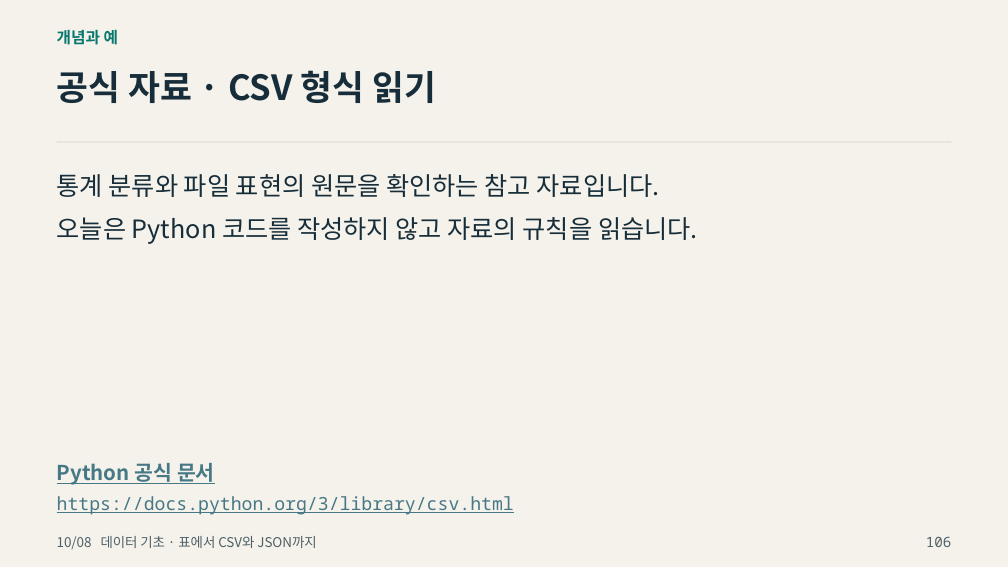
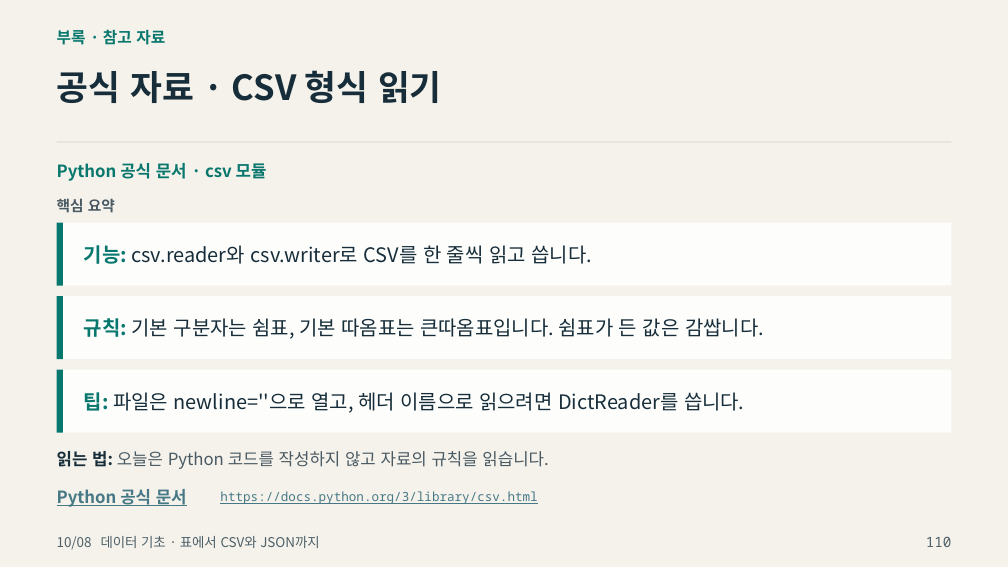
Before and after one commit to zeusk302-png/kdigital-physical-ai, a slide deck: slide 110 of downloads/2026-10-08/readable-slides.pptx (slide 106 before the commit). Drawn at 1008x567 pixels with LibreOffice and Linux fonts; fonts in the diff are those of the drawing; background and template pictures are left out. Boxes give left, top, right and bottom in pixels: in the first picture for what was removed or moved away, otherwise in the second. Text is boxed around its words. In the diff, an @@ line names an element or a change of style, - is before the commit and + after.

```diff
--- a/downloads/2026-10-08/readable-slides.pptx
+++ b/downloads/2026-10-08/readable-slides.pptx
@@ text at [57,29,165,45]: text changed @@
-개념과 예
+부록 · 참고 자료
@@ text removed at [57,174,660,197] @@
-통계 분류와 파일 표현의 원문을 확인하는 참고 자료입니다.
@@ text added at [57,163,267,181], 16 pt, text #08776D, bold @@
+Python 공식 문서 · csv 모듈
@@ text added at [57,198,115,213], 14 pt, text #4A5A63, bold @@
+핵심 요약
@@ rectangle added at [57,222,951,285], fill #FFFFFF at 88% opacity, 19 pt, text #172E3A @@
+기능: csv.reader와 csv.writer로 CSV를 한 줄씩 읽고 씁니다.
@@ rectangle added at [57,222,63,285], fill #08776D @@
@@ rectangle added at [57,296,951,359], fill #FFFFFF at 88% opacity, 19 pt, text #172E3A @@
+규칙: 기본 구분자는 쉼표, 기본 따옴표는 큰따옴표입니다. 쉼표가 든 값은 감쌉니다.
@@ rectangle added at [57,296,63,359], fill #08776D @@
@@ rectangle added at [57,370,951,433], fill #FFFFFF at 88% opacity, 19 pt, text #172E3A @@
+팁: 파일은 newline=''으로 열고, 헤더 이름으로 읽으려면 DictReader를 씁니다.
@@ rectangle added at [57,370,63,433], fill #08776D @@
@@ text at [57,451,548,469]: text changed; size 24 to 16 pt; text colour #172E3A to #4A5A63 @@
-오늘은 Python 코드를 작성하지 않고 자료의 규칙을 읽습니다.
+읽는 법: 오늘은 Python 코드를 작성하지 않고 자료의 규칙을 읽습니다.
@@ text "Python 공식 문서": place and size @@
-text "Python 공식 문서" at [57,463,215,485]
+text "Python 공식 문서" at [57,489,187,507]
@@ text "Python 공식 문서" at [57,489,187,507]: size 19.5 to 16 pt; vertical alignment top to middle @@
@@ text "https://docs.python.org/3/library/csv.html": place and size @@
-text "https://docs.python.org/3/library/csv.html" at [57,496,514,515]
+text "https://docs.python.org/3/library/csv.html" at [220,491,537,504]
@@ text "https://docs.python.org/3/library/csv.html" at [220,491,537,504]: size 17.2 to 12 pt; vertical alignment top to middle @@
@@ text at [926,537,951,547]: text changed @@
-106
+110
```
Also in this commit, not shown: 83 other slides changed, 33 slides added, 23 slides removed, 11 other files.
